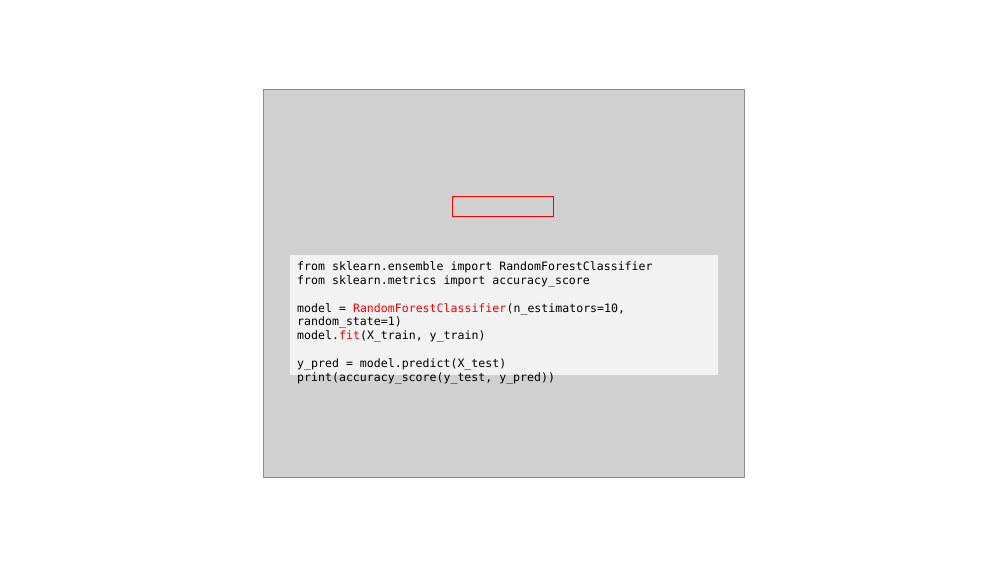
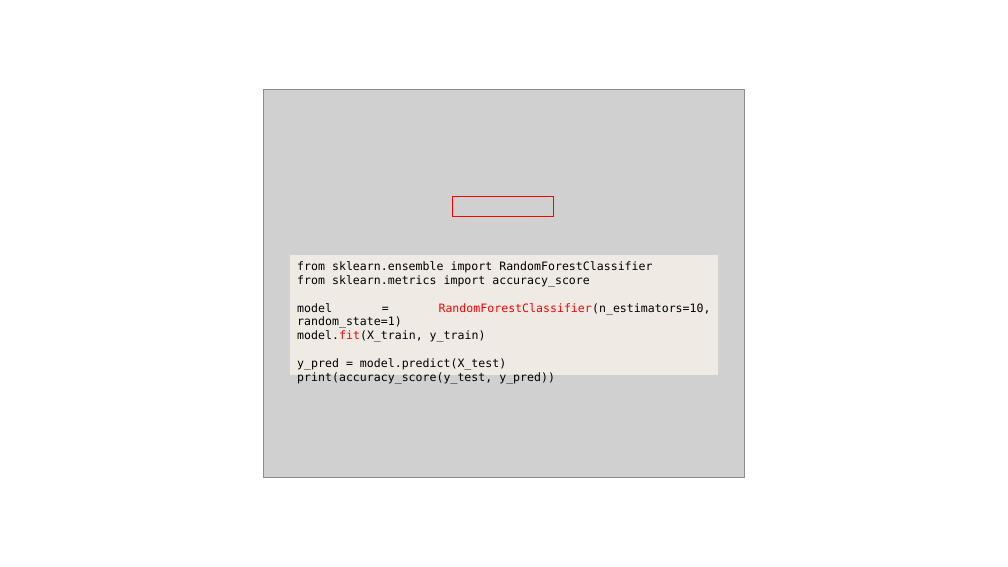
Before and after one commit to JNYH/DataCamp_Assessment, a slide deck: slide 4 of Model_Development.pptx. Drawn at 1008x567 pixels with LibreOffice and Linux fonts; fonts in the diff are those of the drawing; grey boxes stand for pictures. Boxes give left, top, right and bottom in pixels: in the first picture for what was removed or moved away, otherwise in the second. Text is boxed around its words. In the diff, an @@ line names an element or a change of style, - is before the commit and + after.

```diff
--- a/Model_Development.pptx
+++ b/Model_Development.pptx
@@ rectangle "from sklearn.ensemble import RandomForestClassifier" at (290, 256, 718, 375): alignment left to justified; fill #F2F2F2 to #EFEBE4 @@
```
Also in this commit, not shown: 41 other slides changed, 1 slide added, 1 slide removed.
